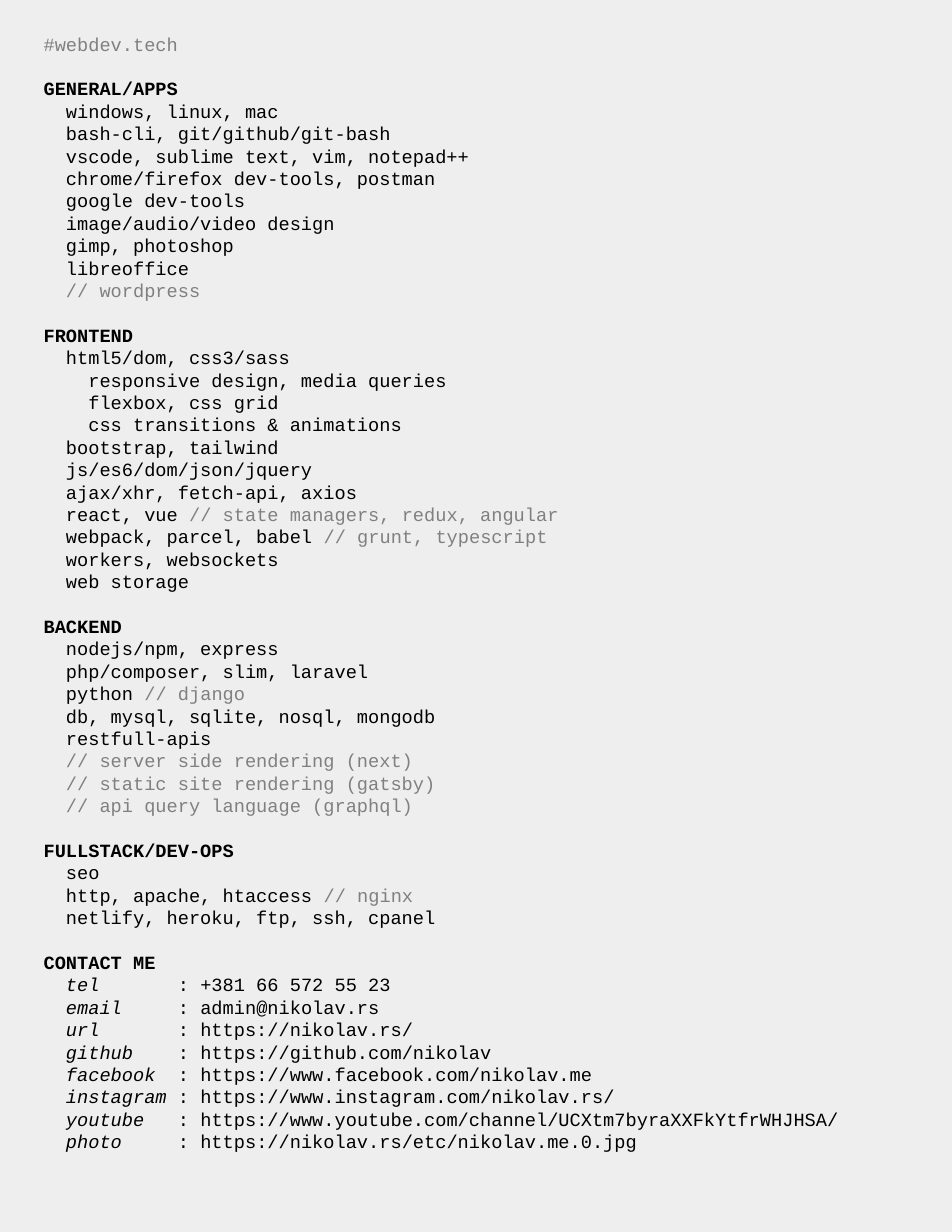
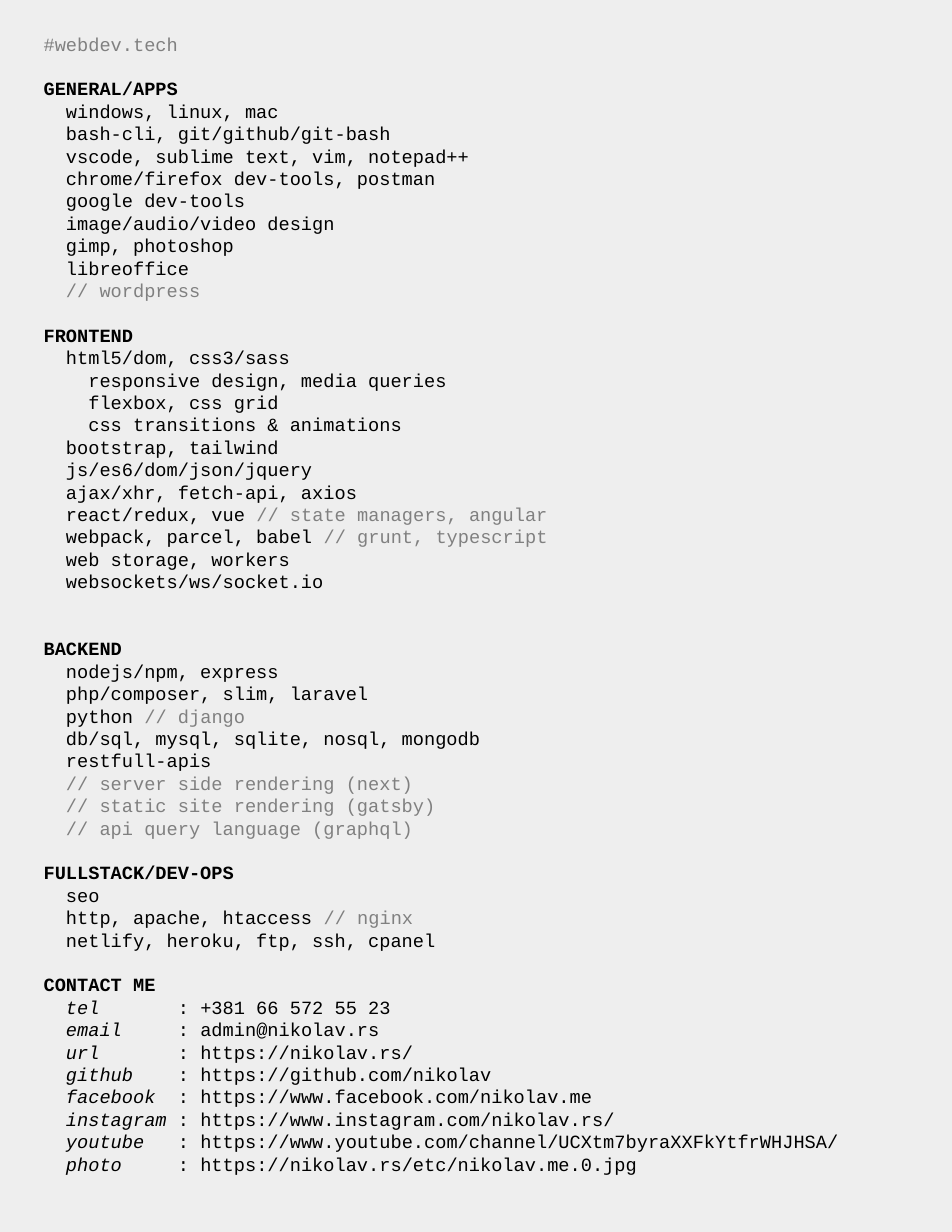
Before and after one commit to nikolav/nikolav.rs, a slide deck: slide 1 of etc/webdev-tech.odp. Drawn at 952x1232 pixels with LibreOffice and Linux fonts; fonts in the diff are those of the drawing. Boxes give left, top, right and bottom in pixels: in the first picture for what was removed or moved away, otherwise in the second. Text is boxed around its words. In the diff, an @@ line names an element or a change of style, - is before the commit and + after.

```diff
--- a/etc/webdev-tech.odp
+++ b/etc/webdev-tech.odp
@@ text at [66, 508, 547, 525]: text changed @@
-react, vue // state managers, redux, angular
+react/redux, vue // state managers, angular
@@ text at [66, 553, 323, 589]: text changed @@
-workers, websockets
-web storage
+web storage, workers
+websockets/ws/socket.io
@@ text at [66, 732, 480, 749]: text changed @@
-db, mysql, sqlite, nosql, mongodb
+db/sql, mysql, sqlite, nosql, mongodb
```
Also in this commit, not shown: 3 other files.
